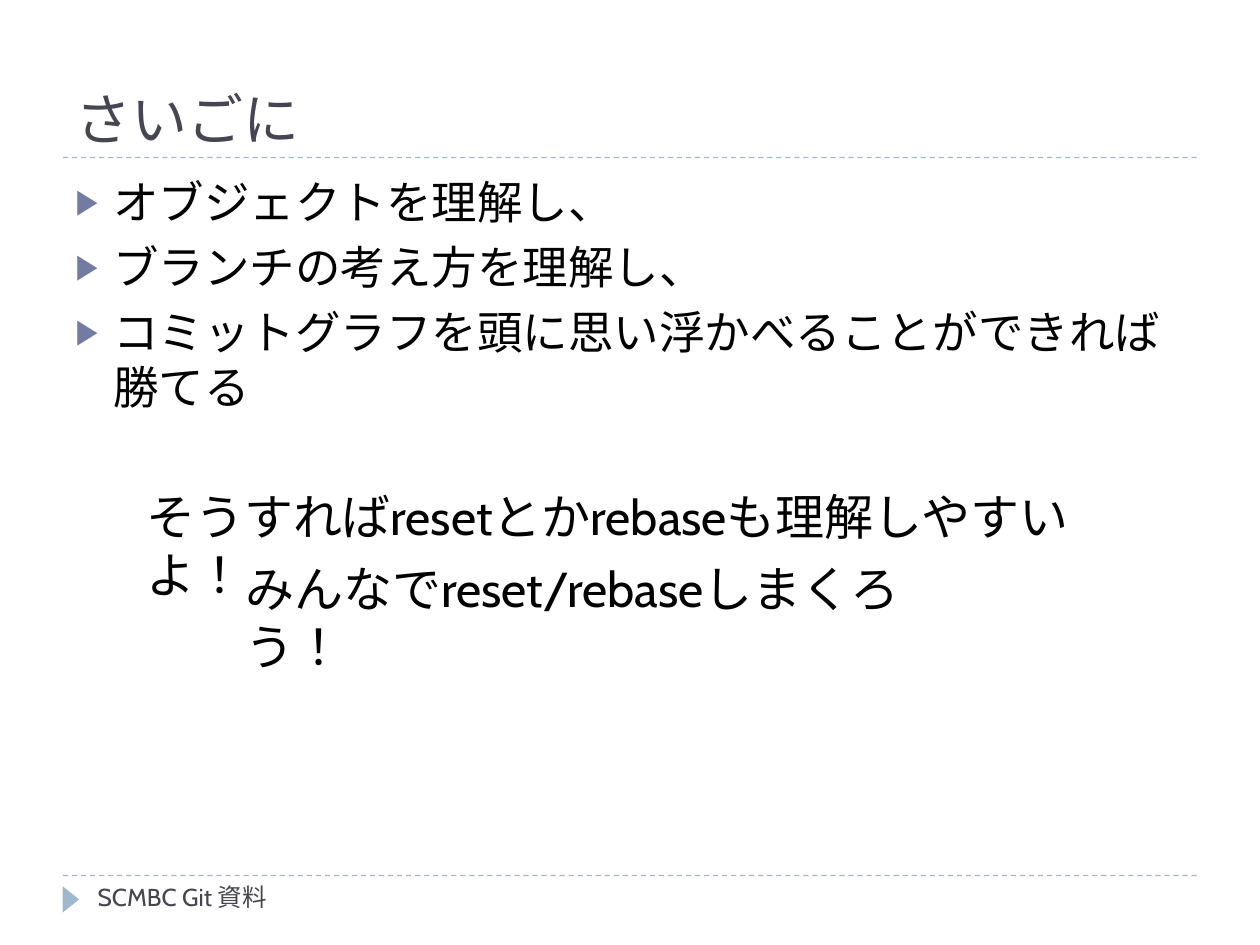
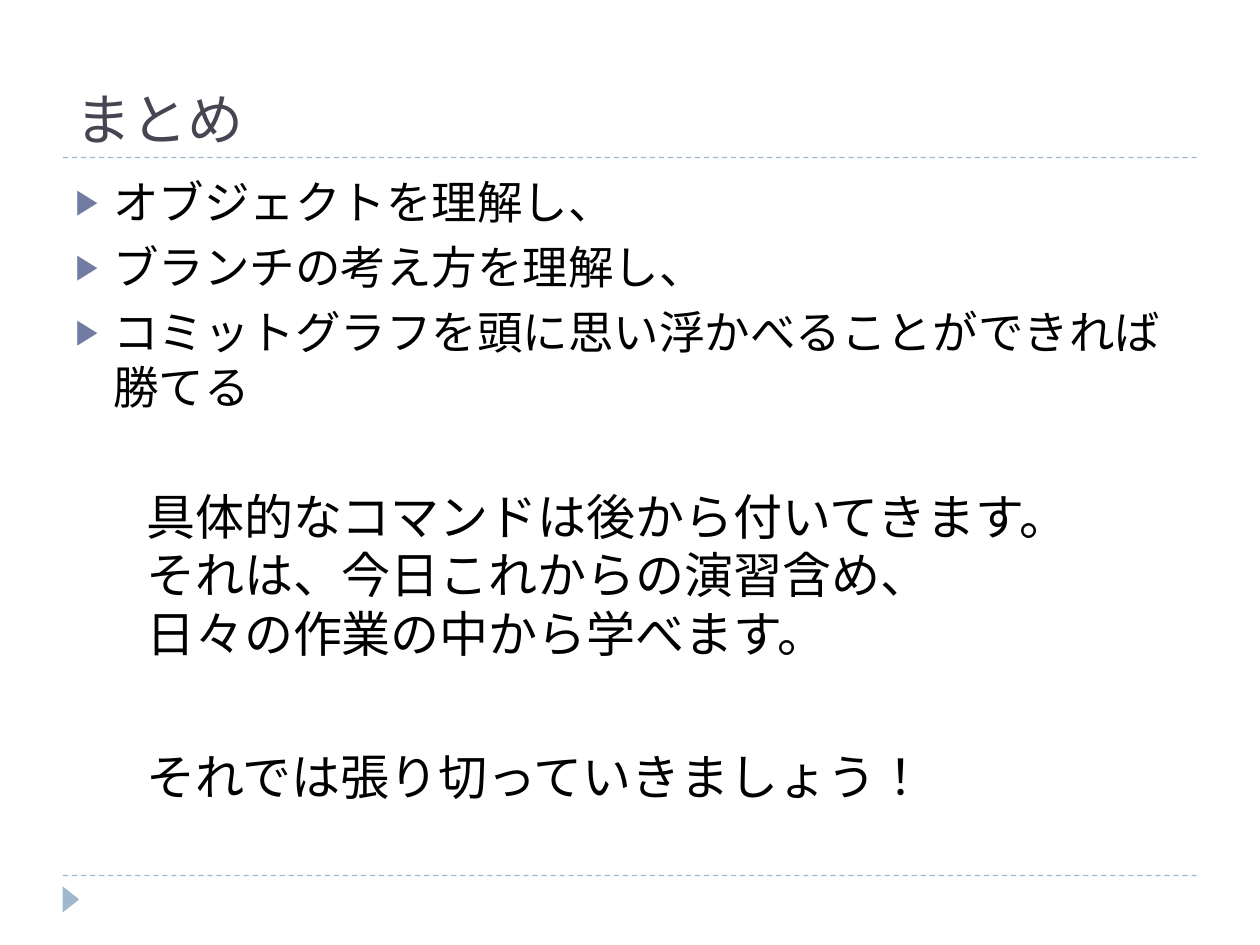
Before and after one commit to kyonmm/SCMBootCamp, a slide deck: slide 45 of git/presen/SCMBC_Git.pptx (slide 42 before the commit). Drawn at 1260x945 pixels with LibreOffice and Linux fonts; fonts in the diff are those of the drawing. Boxes give left, top, right and bottom in pixels: in the first picture for what was removed or moved away, otherwise in the second. Text is boxed around its words. In the diff, an @@ line names an element or a change of style, - is before the commit and + after.

Commit message:
Gitの資料を更新

```diff
--- a/git/presen/SCMBC_Git.pptx
+++ b/git/presen/SCMBC_Git.pptx
@@ title at bbox=[75, 95, 243, 143]: text changed @@
-さいごに
+まとめ
@@ text at bbox=[146, 493, 1068, 656]: text changed @@
-そうすればresetとかrebaseも理解しやすいよ！
+具体的なコマンドは後から付いてきます。
+それは、今日これからの演習含め、
+日々の作業の中から学べます。
@@ text removed at bbox=[146, 554, 899, 612] @@
-みんなでreset/rebaseしまくろう！
@@ text added at bbox=[146, 755, 925, 799], 28 pt, text #000000 @@
+それでは張り切っていきましょう！
@@ text removed at bbox=[98, 885, 267, 908] @@
-SCMBC Git 資料
```
Also in this commit, not shown: 32 other slides changed, 12 slides added, 9 slides removed.
